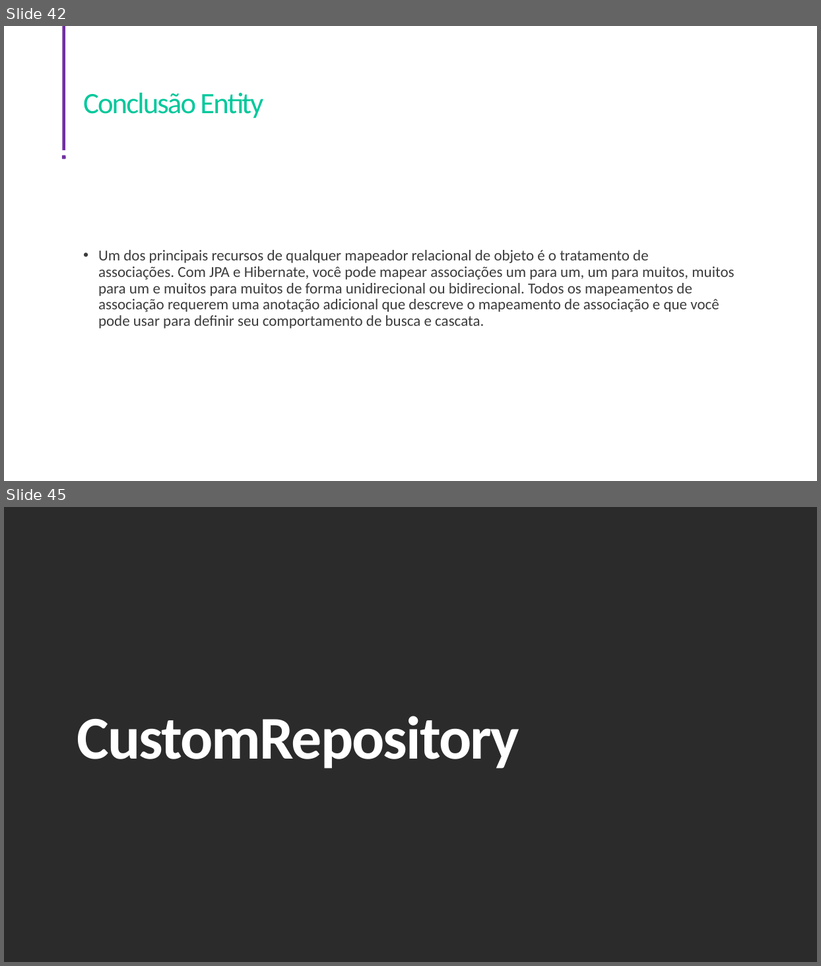
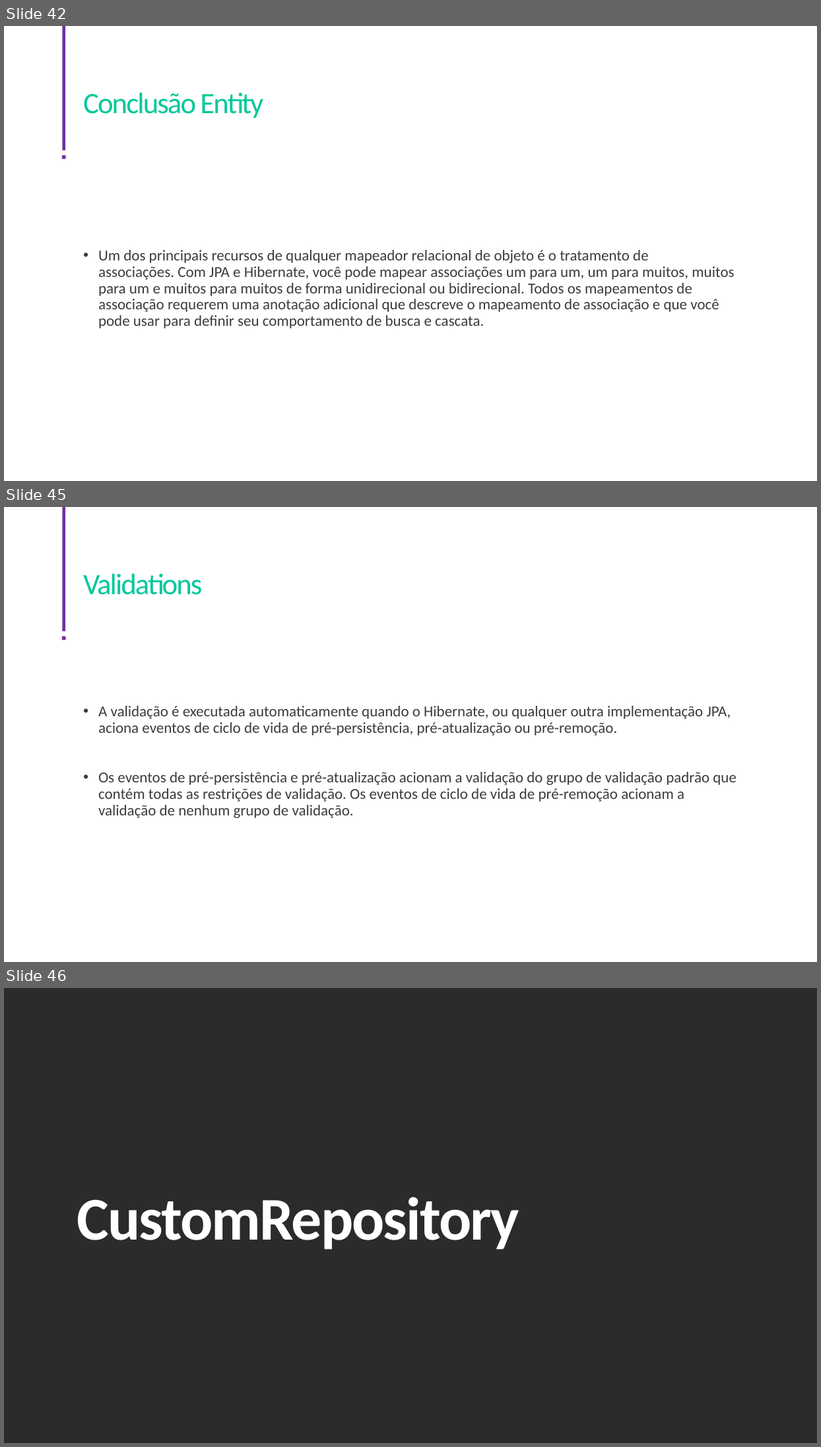
Before and after one commit to Arthur-Net0/godev-acampar-backend, a slide deck: Apresentação.pptx. Shown one above the other, each under a label of ours: slides 42 and 45 before the commit, slides 42, 45 and 46 after it; the slides between them are not shown. The pictures are 821x966 and 821x1447 pixels, drawn with LibreOffice and Linux fonts; fonts in the diff are those of the drawing; background and template pictures are left out; a plain dark background stands for a picture behind light text. Boxes give left, top, right and bottom in pixels: in the first picture for what was removed or moved away, otherwise in the second. Text is boxed around its words. In the diff, an @@ line names an element or a change of style, - is before the commit and + after.

```diff
--- a/Apresentação.pptx
+++ b/Apresentação.pptx
@@ slide 45 added at <box>4,507,817,962</box>, background picture (left out); not listed: 2 template elements that a slide beside it also shows @@
@@ title added at <box>83,574,202,595</box>, 35 pt, text #00C89B @@
+Validations
@@ text added at <box>98,706,737,818</box>, 18 pt, text #3C3C3C @@
+• A validação é executada automaticamente quando o Hibernate, ou qualquer outra implementação JPA, aciona eventos de ciclo de vida de pré-persistência, pré-atualização ou pré-remoção.
+• Os eventos de pré-persistência e pré-atualização acionam a validação do grupo de validação padrão que contém todas as restrições de validação. Os eventos de ciclo de vida de pré-remoção acionam a validação de nenhum grupo de validação.
@@ what was slide 45 is now slide 46 @@
```
Also in this commit, not shown: 1 slide changed, 13 other slides added, 4 slides removed, 5 other files.
